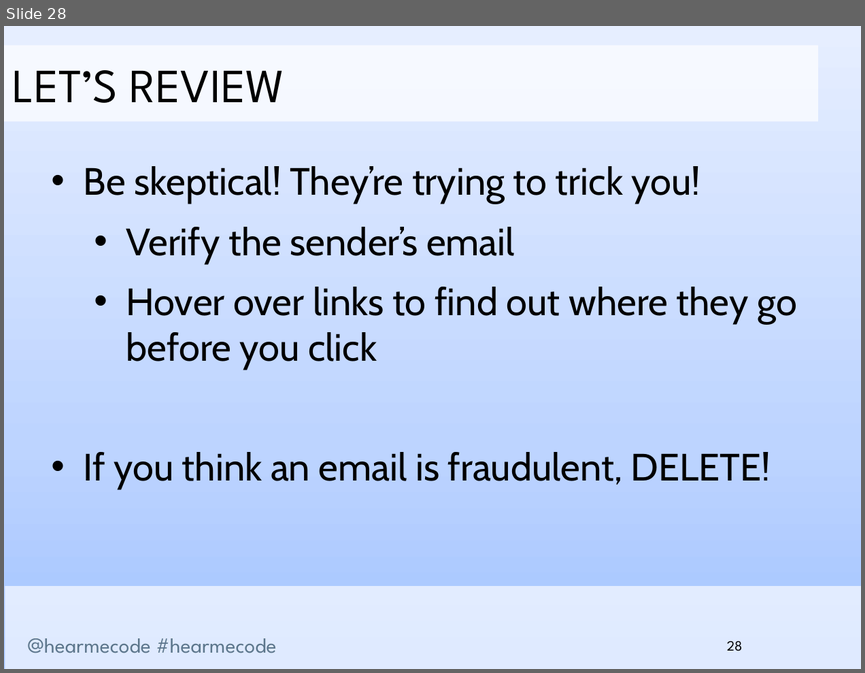
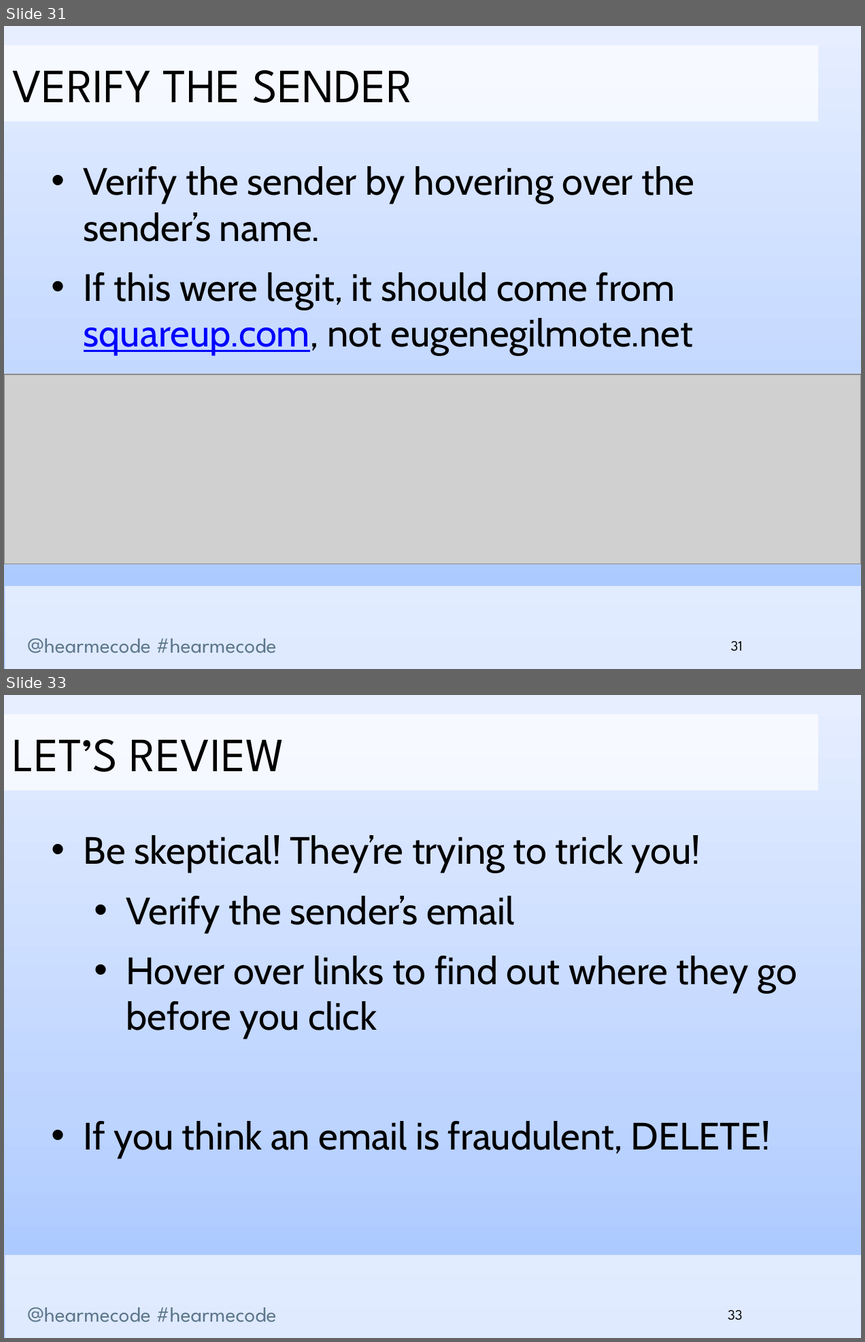
Before and after one commit to hearmecode/slides, a slide deck: Security is for Everyone/Part One/Hear Me Code - Security is for Everyone - Part One.pptx. Shown one above the other, each under a label of ours: slide 28 before the commit, slides 31 and 33 after it; the slides between them are not shown. The pictures are 865x673 and 865x1342 pixels, drawn with LibreOffice and Linux fonts; fonts in the diff are those of the drawing; grey boxes stand for pictures; background and template pictures are left out. Boxes give left, top, right and bottom in pixels: in the first picture for what was removed or moved away, otherwise in the second. Text is boxed around its words. In the diff, an @@ line names an element or a change of style, - is before the commit and + after.

```diff
--- a/Security is for Everyone/Part One/Hear Me Code - Security is for Everyone - Part One.pptx
+++ b/Security is for Everyone/Part One/Hear Me Code - Security is for Everyone - Part One.pptx
@@ slide 31 added at box(4, 26, 861, 669), background gradient #A2C3FF to #BDD4FF to #E6EEFF; not listed: 2 template elements that a slide beside it also shows @@
@@ rectangle added at box(4, 46, 818, 122), fill #FFFFFF at 70% opacity, 40 pt, text #000000 @@
+VERIFY THE SENDER
@@ text added at box(84, 166, 694, 354), 32 pt, text #000000 @@
+• Verify the sender by hovering over the sender’s name.
+• If this were legit, it should come from squareup.com, not eugenegilmote.net
@@ picture added at box(4, 374, 861, 563) @@
@@ page number added at box(731, 641, 742, 651), 12 pt, text #000000 @@
+31
@@ what was slide 28 is now slide 33 @@
@@ page number at box(728, 1310, 742, 1320): text changed @@
-28
+33
```
Also in this commit, not shown: 3 slides changed, 4 other slides added, 2 other files.
